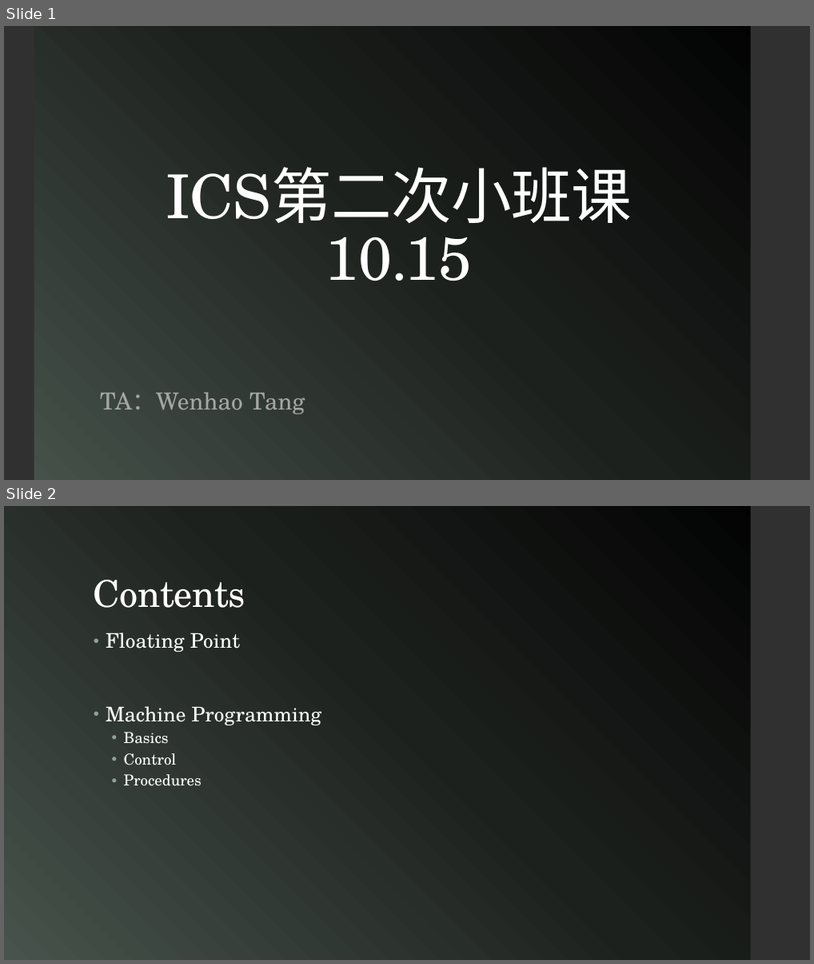
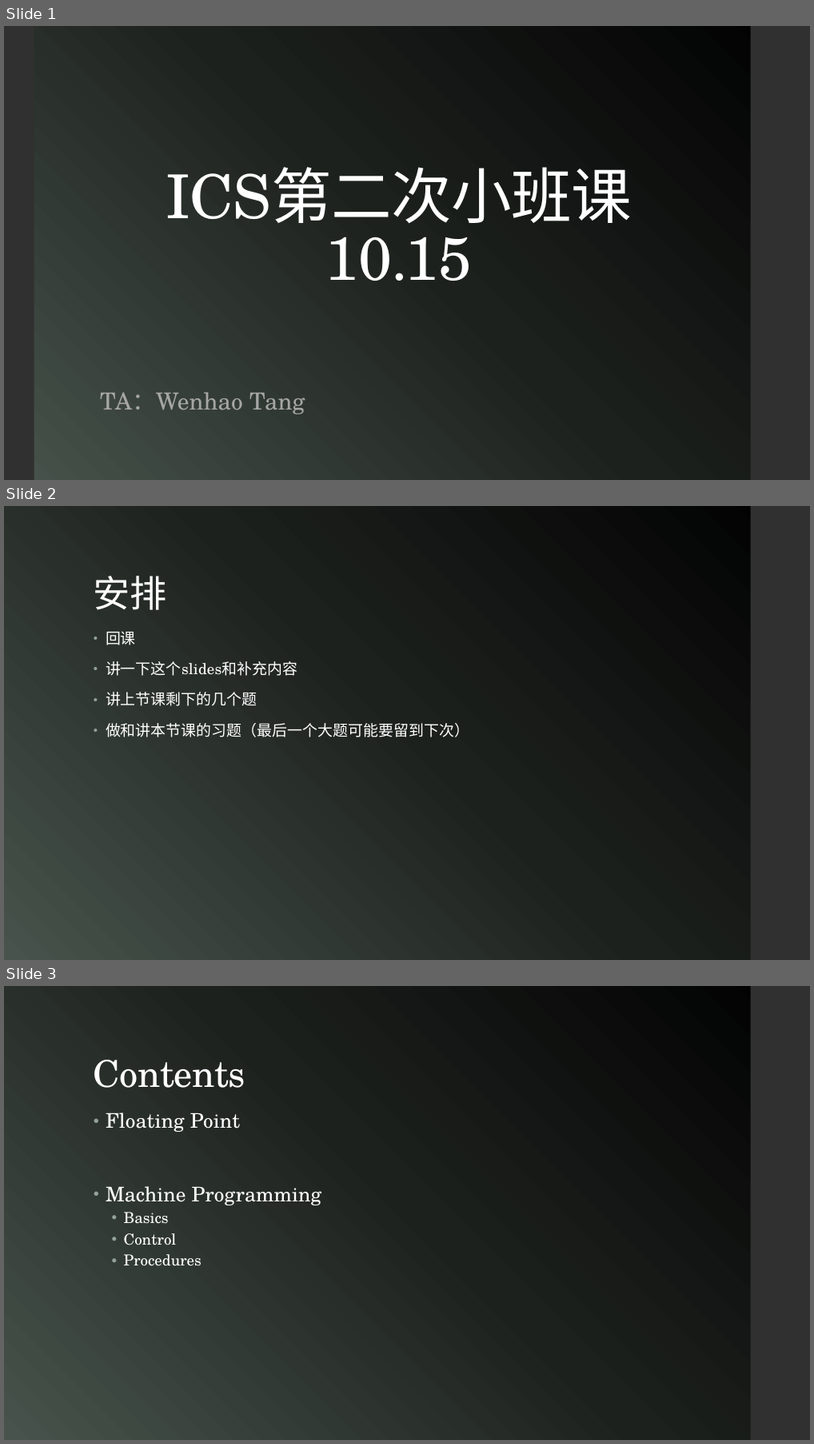
Before and after one commit to thwfhk/ics20-29, a slide deck: 10.15/10-15小班课.pptx. Shown one above the other, each under a label of ours: slides 1 and 2 before the commit, slides 1, 2 and 3 after it. The pictures are 814x964 and 814x1444 pixels, drawn with LibreOffice and Linux fonts; fonts in the diff are those of the drawing. Boxes give left, top, right and bottom in pixels: in the first picture for what was removed or moved away, otherwise in the second. Text is boxed around its words. In the diff, an @@ line names an element or a change of style, - is before the commit and + after.

```diff
--- a/10.15/10-15小班课.pptx
+++ b/10.15/10-15小班课.pptx
@@ slide 2 added at (x1=4, y1=506, x2=810, y2=960), background gradient #47534C to #1D211E to #000000; not listed: 1 template element that a slide beside it also shows @@
@@ title added at (x1=94, y1=576, x2=167, y2=610), 44 pt, text #FFFFFF @@
+安排
@@ text added at (x1=106, y1=631, x2=470, y2=737), 18 pt, text #FFFFFF @@
+• 回课
+• 讲一下这个slides和补充内容
+• 讲上节课剩下的几个题
+• 做和讲本节课的习题（最后一个大题可能要留到下次）
@@ what was slide 2 is now slide 3 @@
```
Also in this commit, not shown: 2 other files.
